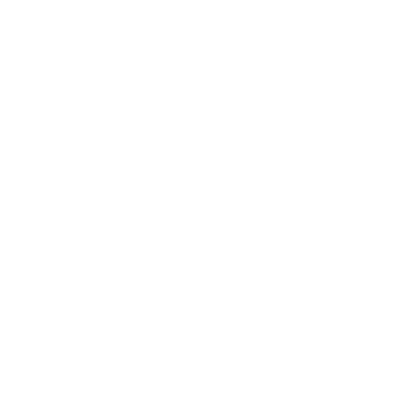
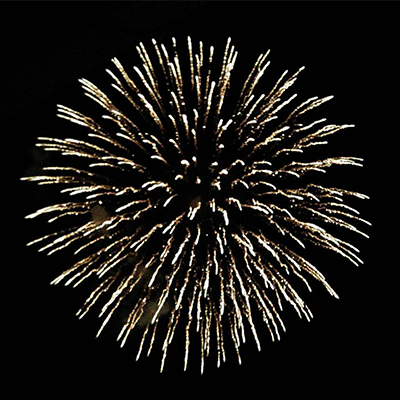
Two versions of the same layered image (400x400). Layer-by-layer changes:
added layer "tenji" above "design" over left=0, top=0, right=400, bottom=400
